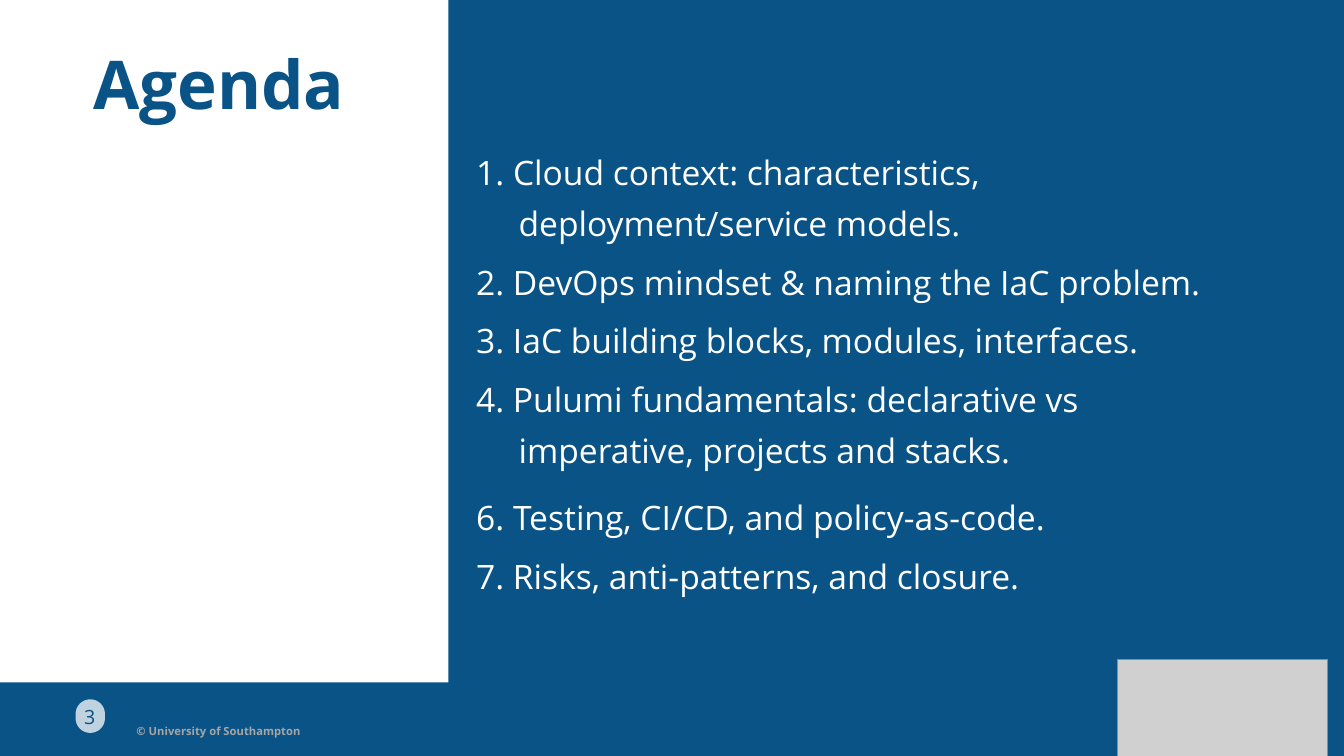
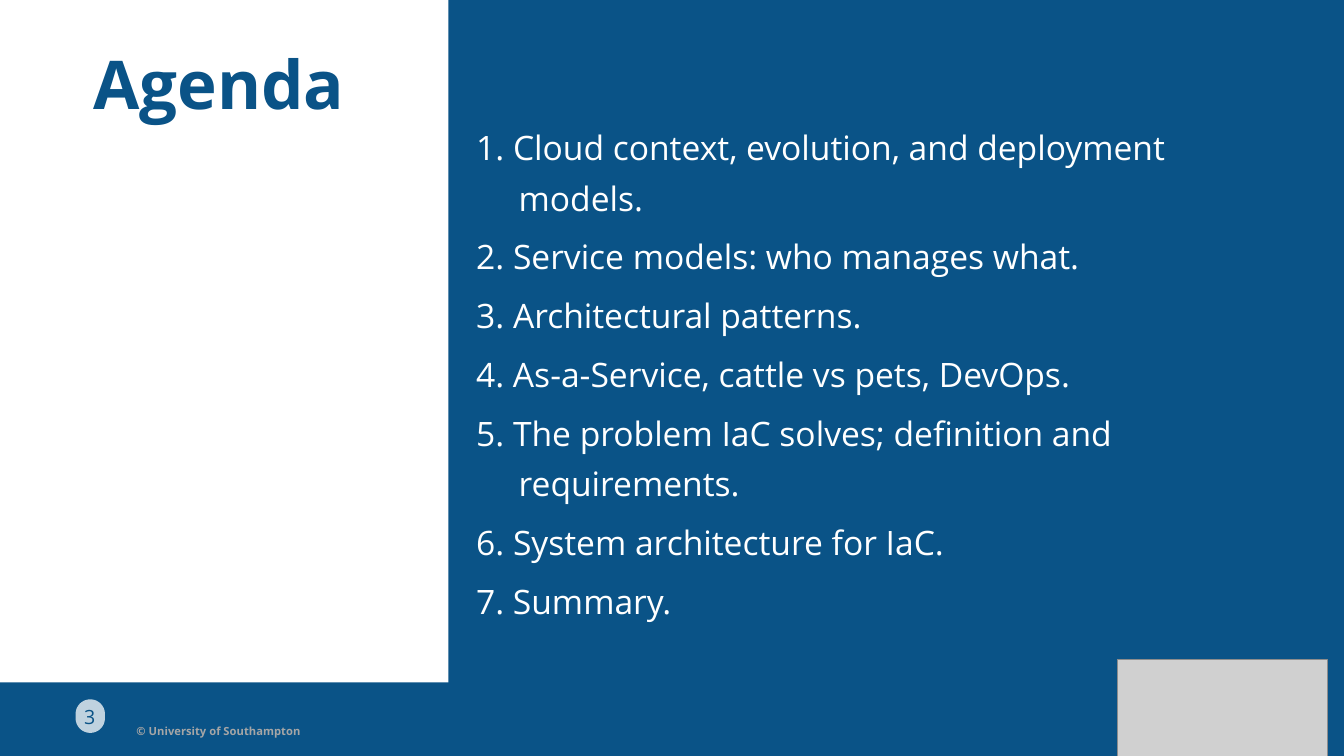
Before and after one commit to Dr-AlHashimy/Module_AICE2005_2627, a slide deck: slide 3 of html/COMP-_L7.2_lecture.pptx. Drawn at 1344x756 pixels with LibreOffice and Linux fonts; fonts in the diff are those of the drawing; grey boxes stand for pictures. Boxes give left, top, right and bottom in pixels: in the first picture for what was removed or moved away, otherwise in the second. Text is boxed around its words. In the diff, an @@ line names an element or a change of style, - is before the commit and + after.

```diff
--- a/html/COMP-_L7.2_lecture.pptx
+++ b/html/COMP-_L7.2_lecture.pptx
@@ text at <box>476,134,1165,168</box>: text changed @@
-1. Cloud context: characteristics,
+1. Cloud context, evolution, and deployment
@@ text added at <box>519,185,643,212</box>, 24 pt, text #FFFFFF @@
+models.
@@ text at <box>476,243,1079,277</box>: text changed @@
-deployment/service models.
+2. Service models: who manages what.
@@ text removed at <box>476,269,1200,303</box> @@
-2. DevOps mindset & naming the IaC problem.
@@ text removed at <box>476,327,1138,361</box> @@
-3. IaC building blocks, modules, interfaces.
@@ text added at <box>476,302,861,336</box>, 24 pt, text #FFFFFF @@
+3. Architectural patterns.
@@ text at <box>476,361,1070,395</box>: text changed @@
-4. Pulumi fundamentals: declarative vs
+4. As-a-Service, cattle vs pets, DevOps.
@@ text added at <box>476,420,1112,454</box>, 24 pt, text #FFFFFF @@
+5. The problem IaC solves; deﬁnition and
@@ text removed at <box>519,437,1010,471</box> @@
-imperative, projects and stacks.
@@ text added at <box>519,471,740,504</box>, 24 pt, text #FFFFFF @@
+requirements.
@@ text removed at <box>476,504,1045,538</box> @@
-6. Testing, CI/CD, and policy-as-code.
@@ text added at <box>476,529,944,563</box>, 24 pt, text #FFFFFF @@
+6. System architecture for IaC.
@@ text removed at <box>476,563,1019,597</box> @@
-7. Risks, anti-patterns, and closure.
@@ text added at <box>476,589,671,622</box>, 24 pt, text #FFFFFF @@
+7. Summary.
```
Also in this commit, not shown: 26 other slides changed, 3 slides added, 16 slides removed, 6 other files.
